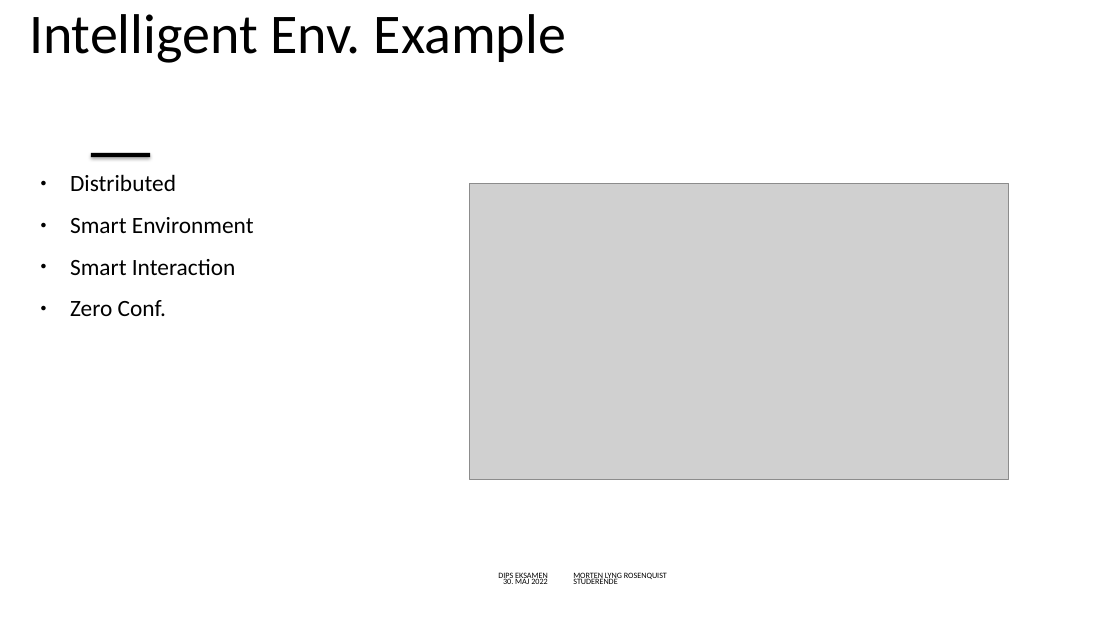
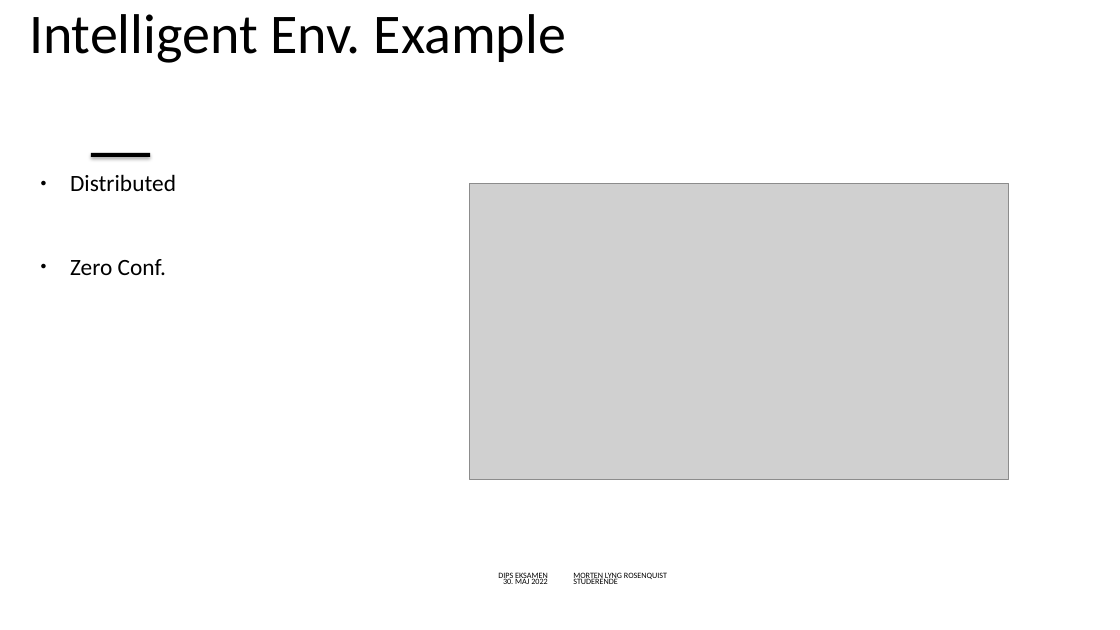
Before and after one commit to mlRosenquist/au-mlr-distributed-and-pervasive-systems, a slide deck: slide 38 of Præsentation.pptx. Drawn at 1120x630 pixels with LibreOffice and Linux fonts; fonts in the diff are those of the drawing; grey boxes stand for pictures; background and template pictures are left out. Boxes give left, top, right and bottom in pixels: in the first picture for what was removed or moved away, otherwise in the second. Text is boxed around its words. In the diff, an @@ line names an element or a change of style, - is before the commit and + after.

```diff
--- a/Præsentation.pptx
+++ b/Præsentation.pptx
@@ text at (70,217,254,275): paragraphs removed @@
-● Smart Environment
-● Smart Interaction
```
Also in this commit, not shown: 12 other slides changed.
